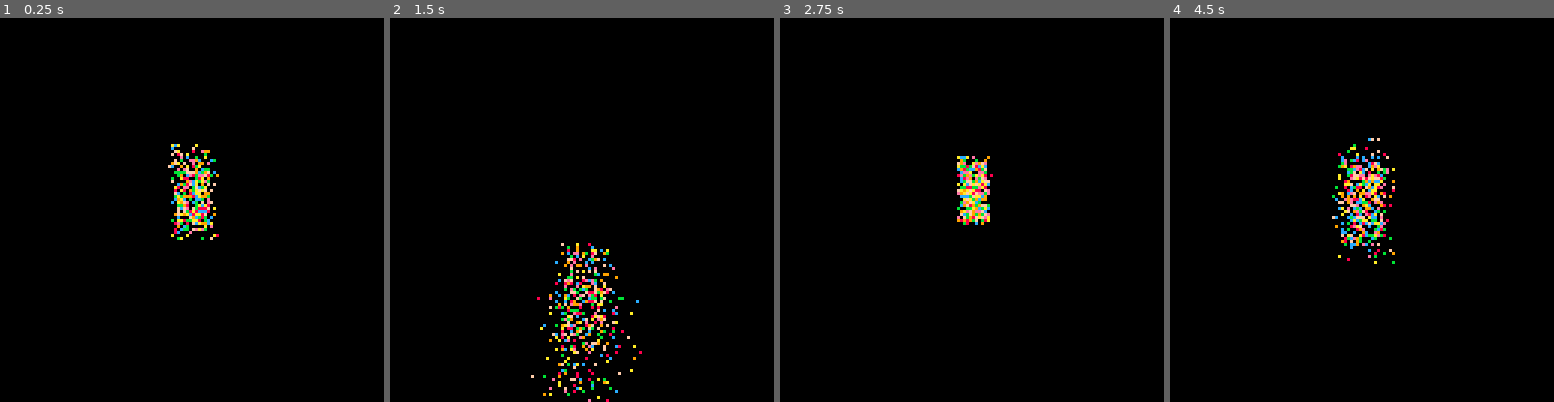
Above: before the commit, frames 1-4 (left to right).
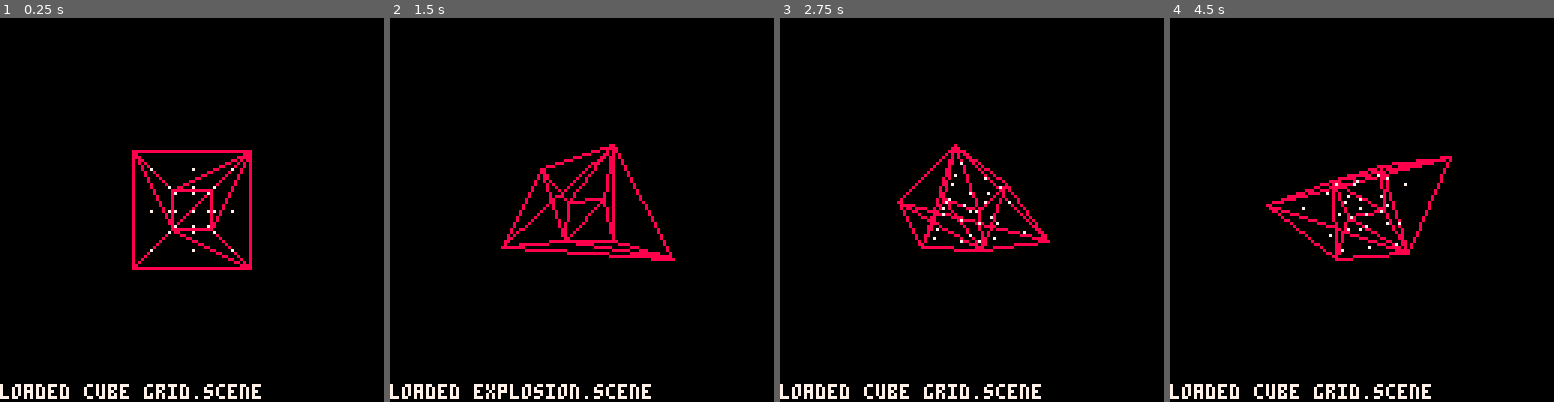
Above: after the commit, the same moments.

Repository: Fluxanoia/PRen
Game: PICO-8 cartridge PicoParticles.p8
Same seed, same stepped clock (60 frames per second), same inputs: the game is played once before the commit and once after it.
Inputs:
- Up to frame 1 (0.25 s): no input
- Up to frame 2 (1.5 s): tap X (X key) at 0.33, 1.07 s; tap O (Z key) at 0.7 s
- Up to frame 3 (2.75 s): hold Right 1.6-2.1 s; tap O (Z key) at 1.7, 2.1, 2.5 s; tap X (X key) at 1.85 s; hold Up 2.15-2.42 s; hold Right from 2.47 s (still down)
- Up to frame 4 (4.5 s): tap O (Z key) every 0.4 s from 2.9 to 4.1 s; tap X (X key) at 2.97, 4.08 s; release Right at 3.03 s; hold Left 3.08-3.58 s; hold Down 3.63-3.97 s; hold Right from 4.02 s (still down)

The runs differ from the first frame. In frame 1, 4.6% of the frame differs, in the area x 0-68%, y 32-100%; in frame 2, 5.7%, in the area x 0-75%, y 32-100%; in frame 3, 4.2%; in frame 4, 5.1%.

Commit message:
Added scenes, triangle geometry, wireframing

Diff:
--- a/PicoParticles.p8
+++ b/PicoParticles.p8
@@ -7,42 +7,92 @@
 -- globals
 
 cam = nil
-free_cam = false
-parts = {}
+
+scene_index = 1
+curr_scene = nil
+
+room = nil
+
+notif = ""
+notif_time = 0
+
+o_ready = true
+x_ready = true
 
 -- main loop
-
-function reset_camera()
-	cam = {
-		x_rot = 0,
-		y_rot = 0,
-		z_rot = 0,
-		dist = 100,
-		foc = 20,
-
-		pos_inv = nil,
-		look_inv = nil
- }
-end
 
 function _init()
 	cls()
-
+	camera(-64, -64)
 	reset_camera()
-	camera(-64, -64)
-
-	parts = load_particles()
-end
-
-function _update()
-	if btn(🅾️) then
-		parts = load_particles()
-	end
-	if btn(❎) then
-		free_cam = not free_cam
-	end
-
-	if free_cam then
+	reload_scene()
+end
+
+function _update60()
+	-- notification updating
+	if (notif_time > 0) then
+		notif_time -= 1
+	end
+	-- user input
+	input()
+	-- component updating
+	for p in all(
+		curr_scene.particles) do
+		p:update()
+	end
+end
+
+-- state
+
+function reset_camera()
+	cam = view()
+end
+
+function reload_scene()
+	room = cube()
+
+	curr_scene = get_scene(
+		scene_index)
+	curr_scene:populate()
+
+	notif = "loaded "
+		.. curr_scene.name
+		.. ".scene"
+	notif_time = 60
+end
+
+-- user input
+
+function input()
+	-- scene switching
+	if not btn(🅾️) then
+		o_ready = true
+	elseif o_ready then
+		switch_scenes()
+		o_ready = false
+	end
+	-- camera mode switching
+	if not btn(❎)  then
+		x_ready = true
+	elseif x_ready then
+		cam.free = not cam.free
+		x_ready = false
+	end
+	-- camera movement
+	camera_movement()
+end
+
+function switch_scenes()
+	scene_index += 1
+		if (scene_index
+			> scene_count()) then
+			scene_index = 1
+		end
+	reload_scene()
+end
+
+function camera_movement()
+	if cam.free then
 		if (btn(⬆️)) then
 			cam.x_rot -= 1
 		end
@@ -56,19 +106,20 @@
 			cam.y_rot += 1
 		end
 	else
-		cam.z_rot += 0.6
-	end
-
-	for p in all(parts) do
-		p:update()
-	end
-end
+		cam.x_rot += 0.6
+		cam.y_rot += 0.3
+	end
+end
+
+
+-->8
+-- rendering
 
 function _draw()
  cls()
-
+ -- prepare camera
  cmat = rot(cam.x_rot,
- 	cam.y_rot, cam.z_rot)
+ 	cam.y_rot, 0)
  cam.pos_inv = cmat:apply(
  	vec3(0, 0, cam.dist))
  cam.pos_inv:scale(-1)
@@ -80,31 +131,74 @@
  	reset_camera()
  	return
  end
-
-	for p in all(parts) do
+ -- draw room
+ for f in all(room) do
+ 	_1 = raster(f.p1)[2]
+ 	_2 = raster(f.p2)[2]
+ 	_3 = raster(f.p3)[2]
+ 	line(_1.x, _1.y,
+ 		_2.x, _2.y, f.c)
+ 	line(_1.x, _1.y,
+ 		_3.x, _3.y, f.c)
+ 	line(_3.x, _3.y,
+ 		_2.x, _2.y, f.c)
+ end
+	-- draw particles
+	for p in all(
+		curr_scene.particles) do
 	 ras = raster(p.pos)
 	 if (ras[1]) then
 	 	v = ras[2]
 	 	pset(v.x, v.y, p.c)
 	 end
  end
-end
-
+ -- draw notifications
+ if (notif_time > 0) then
+ 	rectfill(-64, 58,
+ 		64, 64, black)
+ 	print(notif, -64, 58, white)
+ end
+end
+
+function to_camera_space(p)
+	p = p:copy()
+ p:sum(cam.pos_inv)
+ return cam.look_inv:apply(p)
+end
+
+-- rasterise a 3d point
 function raster(p)
 	v = vec2(0, 0)
-	p = p:copy()
- p:sum(cam.pos_inv)
- p = cam.look_inv:apply(p)
+	p = to_camera_space(p)
  if (p.z != 0) then
 		s = cam.foc / abs(p.z)
- 	v.x = p.x * s
- 	v.y = -p.y * s
+ 	v.x = flr(p.x * s)
+ 	v.y = flr(-p.y * s)
 	end
 	return { p.z < 0, v }
 end
-
 -->8
 -- vectors and matrices
+
+--[[
+
+	view object
+
+--]]
+
+function view()
+	return {
+		x_rot = 0,
+		y_rot = 0,
+		dist = 100,
+		foc = 20,
+
+		free = true,
+
+		pos_inv = nil,
+		look_inv = nil
+ }
+end
 
 --[[
 
@@ -467,7 +561,7 @@
 	return l
 end
 -->8
--- particles and colours
+-- scenes
 
 --[[
 
@@ -492,16 +586,40 @@
 	return rnd(colours)
 end
 
--- particles
-
-function load_particles()
-	return p_explosion()
-end
-
-function p_grid()
+--[[
+
+	scene object
+
+--]]
+
+function scene(n, pf)
+	return {
+		name = n,
+		p_func = pf,
+
+		particles = {},
+		populate = function (self)
+			self.particles =
+				self.p_func()
+		end
+	}
+end
+
+function scene_count()
+	return count(scenes)
+end
+
+function get_scene(i)
+	s = scenes[i]
+	if s == nil then
+		s = scene("untitled", {})
+	end
+	return s
+end
+
+p_grid = function ()
 	s = 40
 	grid = {}
-	update = function (self) end
 	for i = 1, 3 do
 		for j = 1, 3 do
 			for k = 1, 3 do
@@ -512,7 +630,7 @@
 					 	s * (k - 2)),
 					 vec3(0, 0, 0),
 					 white,
-					 update
+					 p_update_lin
 					 )
 			end
 		end
@@ -520,28 +638,34 @@
 	return grid
 end
 
-function p_explosion()
+p_explosion = function ()
+	ps = {}
 	ran = 5
 	mran = ran * 2 + 1
-	update = function (self)
-	 self.pos:sum(self.vel)
-	 self.vel:scale(0.9)
-	 self.vel:sum(
-	 	vec3(0, -2, 0))
-	end
-	ps = {}
-	for i = 1, 500 do
+	for i = 1, 150 do
 		ps[#ps + 1] = particle(
 			vec3(0, 0, 0),
 			vec3(rnd(mran) - ran,
 				2 * rnd(mran),
 				rnd(mran) - ran),
 			get_colour(),
-			update
+			p_update_fall
 		)
 	end
 	return ps
 end
+
+scenes = {
+ scene("cube grid", p_grid),
+ scene("explosion",
+ 	p_explosion)
+}
+
+--[[
+
+	particle object
+
+--]]
 
 function particle(
 	_pos, _vel, _c, _update)
@@ -552,6 +676,81 @@
 		update = _update
 	}
 end
+
+p_update_lin = function (self)
+	self.pos:sum(self.vel)
+end
+
+p_update_fall = function (self)
+ p_update_lin(self)
+ self.vel:scale(0.9)
+ self.vel:sum(
+ 	vec3(0, -2, 0))
+end
+-->8
+-- geometry
+
+function cube()
+	s = 50
+	fs = {}
+	for i in all({-1, 1}) do
+		for j in all({-1, 1}) do
+		 for k = 0, 2 do
+			 p1 = { i * s, -s, -s }
+			 p2 = { i * s,
+			 	j * s, -j * s }
+			 p3 = { i * s, s, s }
+			 i1 = ((0 + k) % 3) + 1
+			 i2 = ((1 + k) % 3) + 1
+			 i3 = ((2 + k) % 3) + 1
+				fs[#fs + 1] = face(
+					vec3(p1[i1],
+						p1[i2], p1[i3]),
+					vec3(p2[i1],
+						p2[i2], p2[i3]),
+					vec3(p3[i1],
+						p3[i2], p3[i3]),
+					8)
+			end
+		end
+	end
+	return fs
+end
+
+function sort(a, cmp)
+  for i = 1, count(a) do
+    j = i
+    while j > 1
+    	and cmp(a[j-1],a[j]) do
+     a[j], a[j-1] = a[j-1], a[j]
+    	j = j - 1
+    end
+  end
+end
+
+function face(_p1, _p2, _p3, _c)
+	ps = {_p1, _p2, _p3}
+	sort(ps, function (a, b)
+			return a.y > b.y
+		end)
+	_1 = ps[1]
+	_2 = ps[2]
+	_3 = ps[3]
+	f = {
+		p1 = _1,
+		p2 = _2,
+		p3 = _3,
+		c = _c,
+
+		e1 = _2:copy(),
+		e2 = _3:copy()
+	}
+	p1_inv = _1:copy()
+	p1_inv:scale(-1)
+	f.e1:sum(p1_inv)
+	f.e2:sum(p1_inv)
+	return f
+end
 __gfx__
 00000000000000000000000000000000000000000000000000000000000000000000000000000000000000000000000000000000000000000000000000000000
 00000000000000000000000000000000000000000000000000000000000000000000000000000000000000000000000000000000000000000000000000000000
